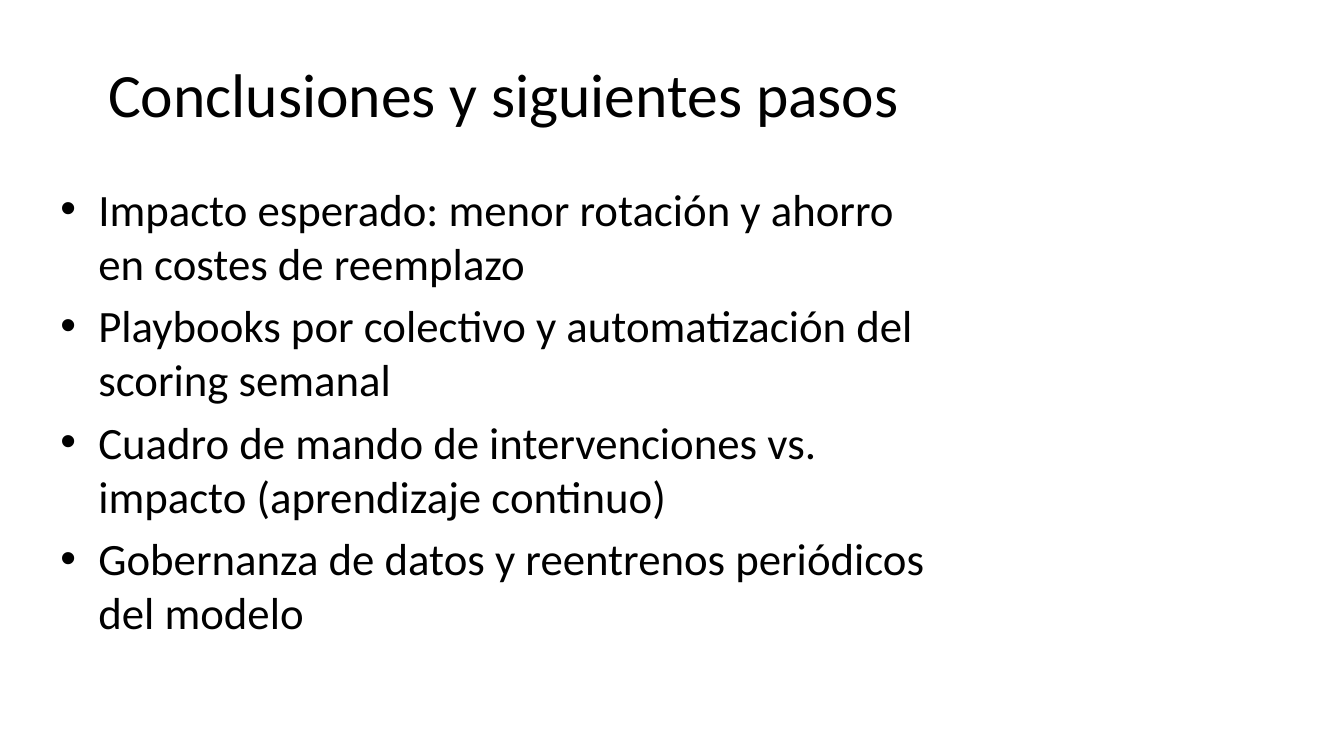
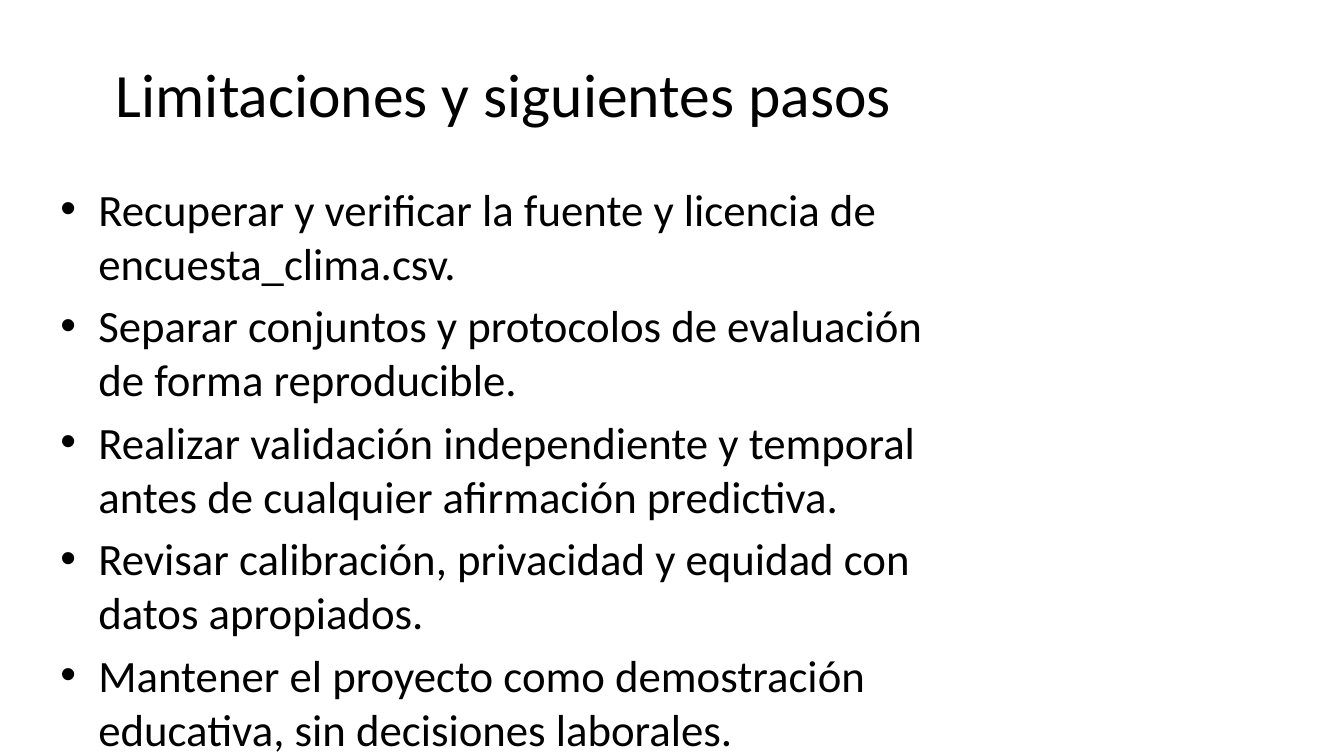
Before and after one commit to gitbeatriz123/Proyecto_Prediccion_Rotacion_Empleados_Beatriz.Velayos, a slide deck: slide 9 of docs/Presentacionfinal_Beatriz_Velayos.pptx. Drawn at 1344x756 pixels with LibreOffice and Linux fonts; fonts in the diff are those of the drawing. Boxes give left, top, right and bottom in pixels: in the first picture for what was removed or moved away, otherwise in the second. Text is boxed around its words. In the diff, an @@ line names an element or a change of style, - is before the commit and + after.

```diff
--- a/docs/Presentacionfinal_Beatriz_Velayos.pptx
+++ b/docs/Presentacionfinal_Beatriz_Velayos.pptx
@@ title at box(116, 74, 890, 128): text changed @@
-Conclusiones y siguientes pasos
+Limitaciones y siguientes pasos
@@ text at box(98, 195, 922, 700): text changed @@
-• Impacto esperado: menor rotación y ahorro en costes de reemplazo
-• Playbooks por colectivo y automatización del scoring semanal
-• Cuadro de mando de intervenciones vs. impacto (aprendizaje continuo)
-• Gobernanza de datos y reentrenos periódicos del modelo
+• Recuperar y verificar la fuente y licencia de encuesta_clima.csv.
+• Separar conjuntos y protocolos de evaluación de forma reproducible.
+• Realizar validación independiente y temporal antes de cualquier afirmación predictiva.
+• Revisar calibración, privacidad y equidad con datos apropiados.
+• Mantener el proyecto como demostración educativa, sin decisiones laborales.
```
Also in this commit, not shown: 3 other slides changed, 5 slides added, 5 slides removed, 15 other files.
